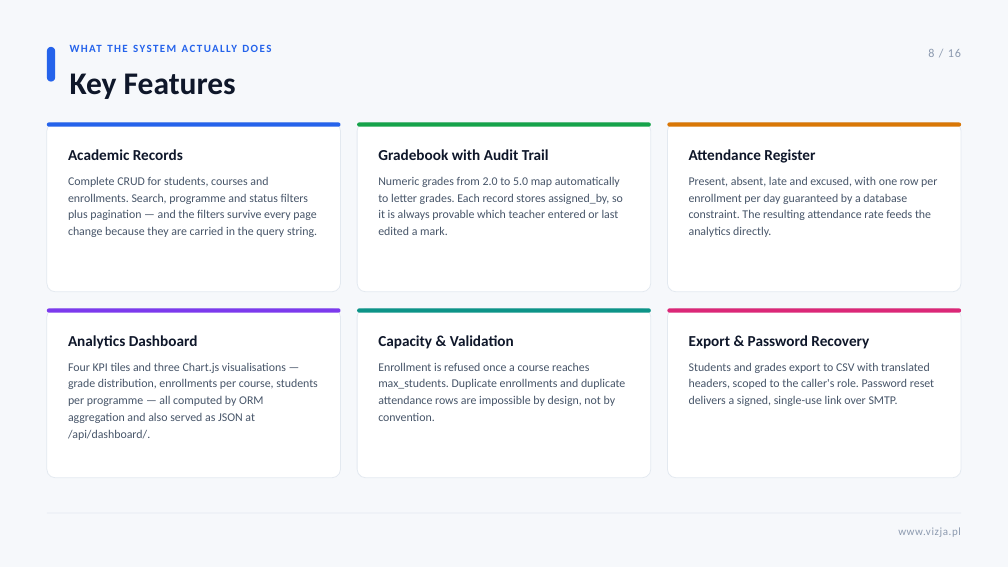
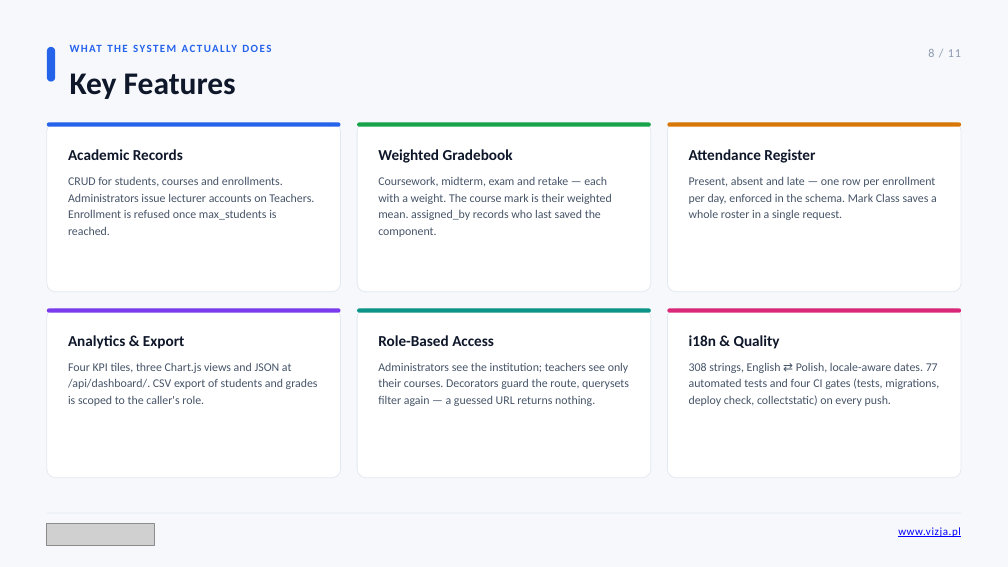
Before and after one commit to maksym671/Diploma-Project-SMS-Management-System, a slide deck: slide 8 of Maksym_Shpak_Diploma_Presentation.pptx. Drawn at 1008x567 pixels with LibreOffice and Linux fonts; fonts in the diff are those of the drawing; grey boxes stand for pictures. Boxes give left, top, right and bottom in pixels: in the first picture for what was removed or moved away, otherwise in the second. Text is boxed around its words. In the diff, an @@ line names an element or a change of style, - is before the commit and + after.

Commit message:
Replace email password reset with an in-app Teachers screen

```diff
--- a/Maksym_Shpak_Diploma_Presentation.pptx
+++ b/Maksym_Shpak_Diploma_Presentation.pptx
@@ text at <box>928,49,961,57</box>: text changed @@
-8 / 16
+8 / 11
@@ text at <box>378,149,612,237</box>: text changed @@
-Gradebook with Audit Trail
-Numeric grades from 2.0 to 5.0 map automatically to letter grades. Each record stores assigned_by, so it is always provable which teacher entered or last edited a mark.
+Weighted Gradebook
+Coursework, midterm, exam and retake — each with a weight. The course mark is their weighted mean. assigned_by records who last saved the component.
@@ text at <box>68,177,314,235</box>: text changed @@
-Complete CRUD for students, courses and enrollments. Search, programme and status filters plus pagination — and the filters survive every page change because they are carried in the query string.
+CRUD for students, courses and enrollments. Administrators issue lecturer accounts on Teachers. Enrollment is refused once max_students is reached.
@@ text at <box>689,177,937,220</box>: text changed @@
-Present, absent, late and excused, with one row per enrollment per day guaranteed by a database constraint. The resulting attendance rate feeds the analytics directly.
+Present, absent and late — one row per enrollment per day, enforced in the schema. Mark Class saves a whole roster in a single request.
@@ text at <box>68,335,318,406</box>: text changed @@
-Analytics Dashboard
-Four KPI tiles and three Chart.js visualisations — grade distribution, enrollments per course, students per programme — all computed by ORM aggregation and also served as JSON at /api/dashboard/.
+Analytics & Export
+Four KPI tiles, three Chart.js views and JSON at /api/dashboard/. CSV export of students and grades is scoped to the caller's role.
@@ text at <box>378,335,629,406</box>: text changed @@
-Capacity & Validation
-Enrollment is refused once a course reaches max_students. Duplicate enrollments and duplicate attendance rows are impossible by design, not by convention.
+Role-Based Access
+Administrators see the institution; teachers see only their courses. Decorators guard the route, querysets filter again — a guessed URL returns nothing.
@@ text at <box>689,335,939,406</box>: text changed @@
-Export & Password Recovery
-Students and grades export to CSV with translated headers, scoped to the caller's role. Password reset delivers a signed, single-use link over SMTP.
+i18n & Quality
+308 strings, English ⇄ Polish, locale-aware dates. 77 automated tests and four CI gates (tests, migrations, deploy check, collectstatic) on every push.
@@ picture added at <box>47,523,154,545</box> @@
@@ text "www.vizja.pl" at <box>898,527,961,537</box>: text colour #8C9AAF to #0000FF, underline on @@
```
Also in this commit, not shown: 9 other slides changed, 1 slide added, 6 slides removed, 51 other files.
